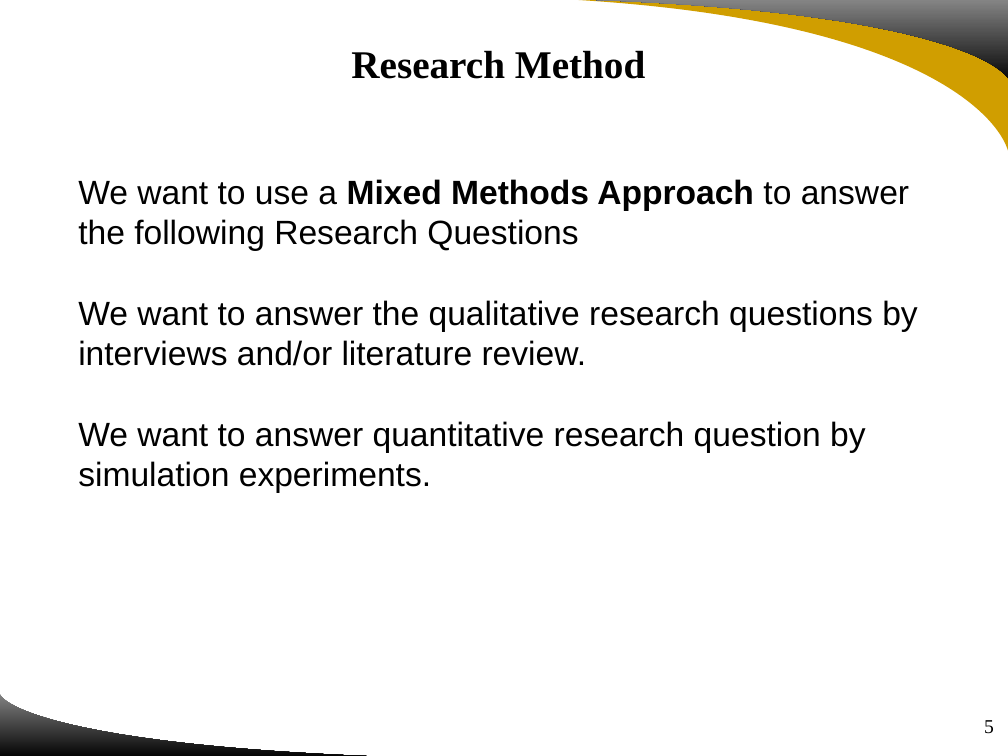
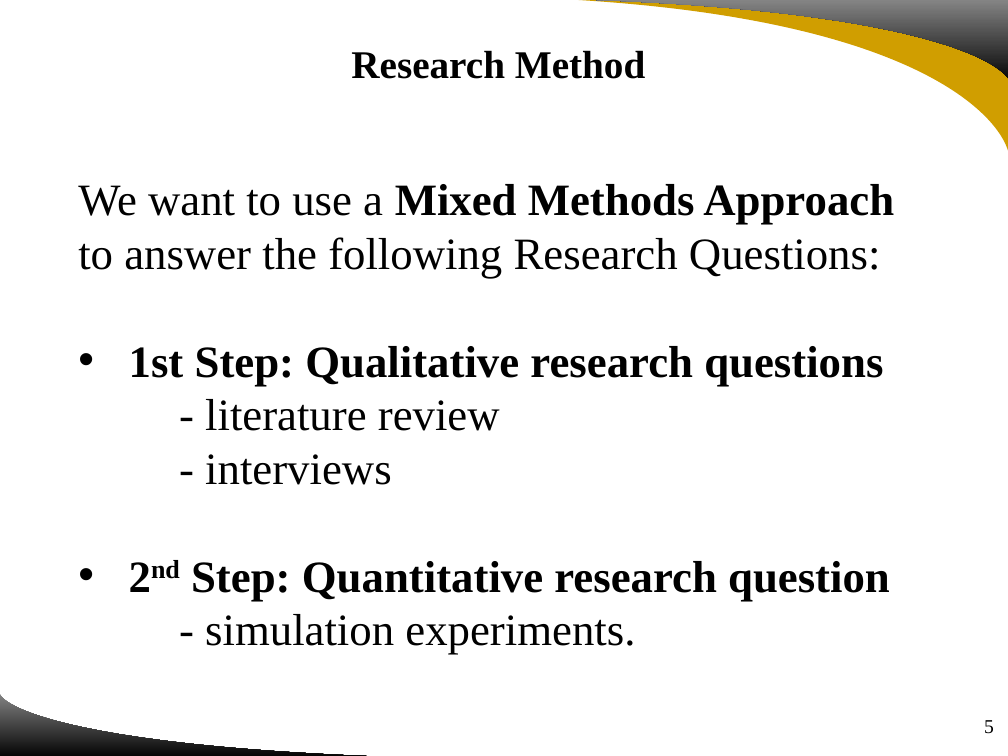
Before and after one commit to UgurUysal86/HUMAN-ASSISTED-WEAPON-SYSTEMS, a slide deck: slide 5 of Project Review and Feedback/181022 IDS6916 Group4 Project Review and Feedback.pptx. Drawn at 1008x756 pixels with LibreOffice and Linux fonts; fonts in the diff are those of the drawing; background and template pictures are left out. Boxes give left, top, right and bottom in pixels: in the first picture for what was removed or moved away, otherwise in the second. Text is boxed around its words. In the diff, an @@ line names an element or a change of style, - is before the commit and + after.

```diff
--- a/Project Review and Feedback/181022 IDS6916 Group4 Project Review and Feedback.pptx
+++ b/Project Review and Feedback/181022 IDS6916 Group4 Project Review and Feedback.pptx
@@ text at box(78, 184, 894, 655): text changed; size 24 to 32 pt; font Arial to Times New Roman @@
-We want to use a Mixed Methods Approach to answer the following Research Questions
-We want to answer the qualitative research questions by interviews and/or literature review.
-We want to answer quantitative research question by simulation experiments.
+We want to use a Mixed Methods Approach to answer the following Research Questions:
+• 1st Step: Qualitative research questions
+- literature review
+- interviews
+• 2nd Step: Quantitative research question
+- simulation experiments.
```
Also in this commit, not shown: 14 other slides changed.
